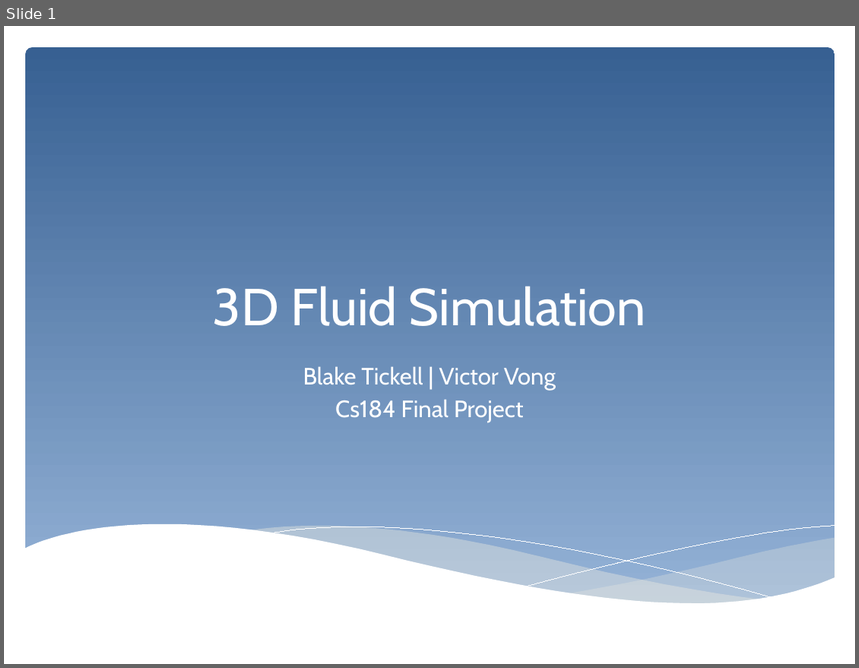
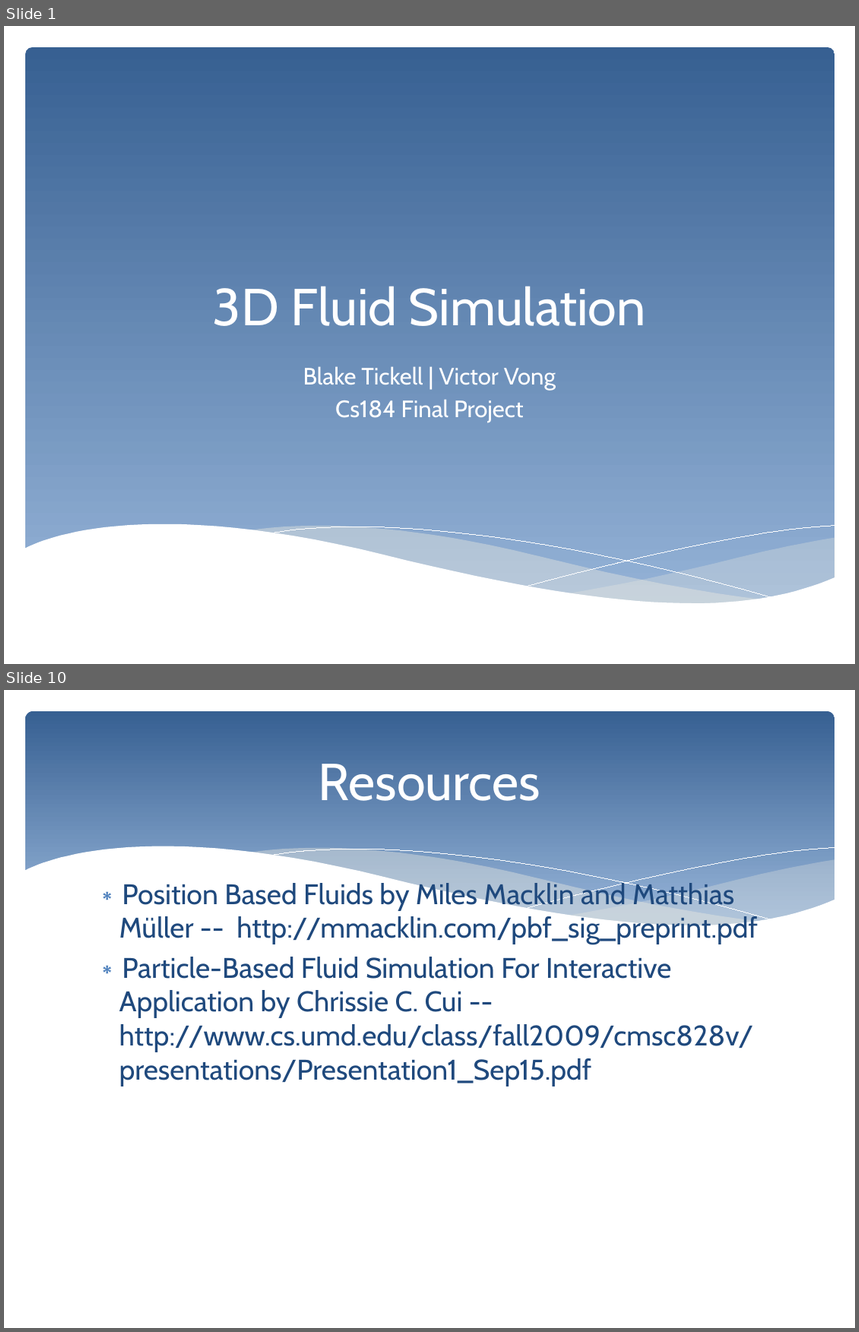
Before and after one commit to victorthevong/cs184, a slide deck: deliverables/cs184_final_slides.pptx. Shown one above the other, each under a label of ours: slide 1 before the commit, slides 1 and 10 after it; the slides between them are not shown. The pictures are 859x668 and 859x1332 pixels, drawn with LibreOffice and Linux fonts; fonts in the diff are those of the drawing. Boxes give left, top, right and bottom in pixels: in the first picture for what was removed or moved away, otherwise in the second. Text is boxed around its words. In the diff, an @@ line names an element or a change of style, - is before the commit and + after.

```diff
--- a/deliverables/cs184_final_slides.pptx
+++ b/deliverables/cs184_final_slides.pptx
@@ slide 10 added at (4,690,855,1328), background #FFFFFF @@
@@ rounded rectangle added at (25,711,835,941), fill gradient #376092 to #95B3D7 @@
@@ title added at (319,764,541,801), 44 pt, text #FFFFFF @@
+Resources
@@ group added at (24,847,835,970): 5 freeform shapes @@
@@ text added at (120,880,758,1087), 24 pt, text #1F497D @@
+∗ Position Based Fluids by Miles Macklin and Matthias Müller -- http://mmacklin.com/pbf_sig_preprint.pdf
+∗ Particle-Based Fluid Simulation For Interactive Application by Chrissie C. Cui -- http://www.cs.umd.edu/class/fall2009/cmsc828v/presentations/Presentation1_Sep15.pdf
```
Also in this commit, not shown: 1 slide changed, 7 other slides added, 5 slides removed.
